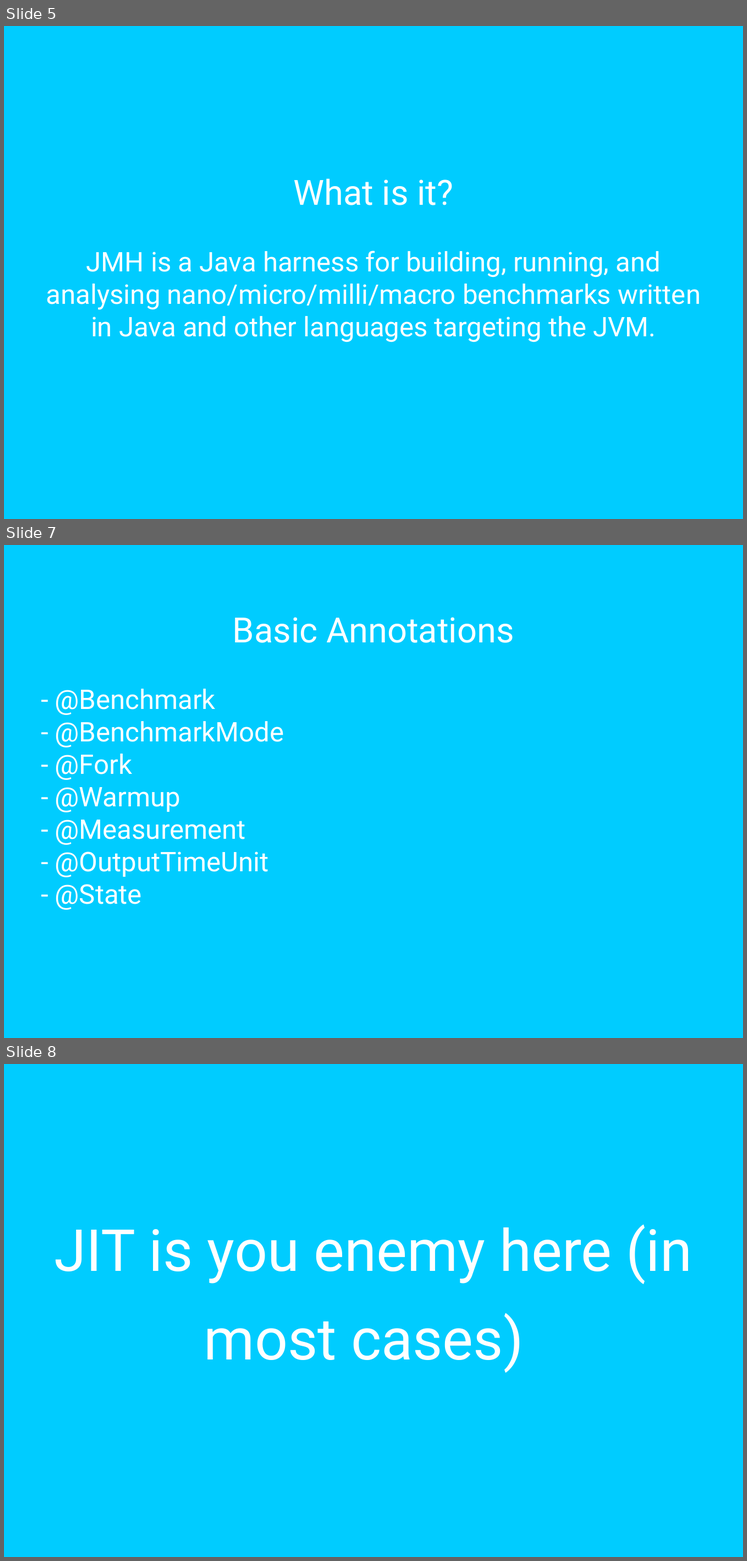
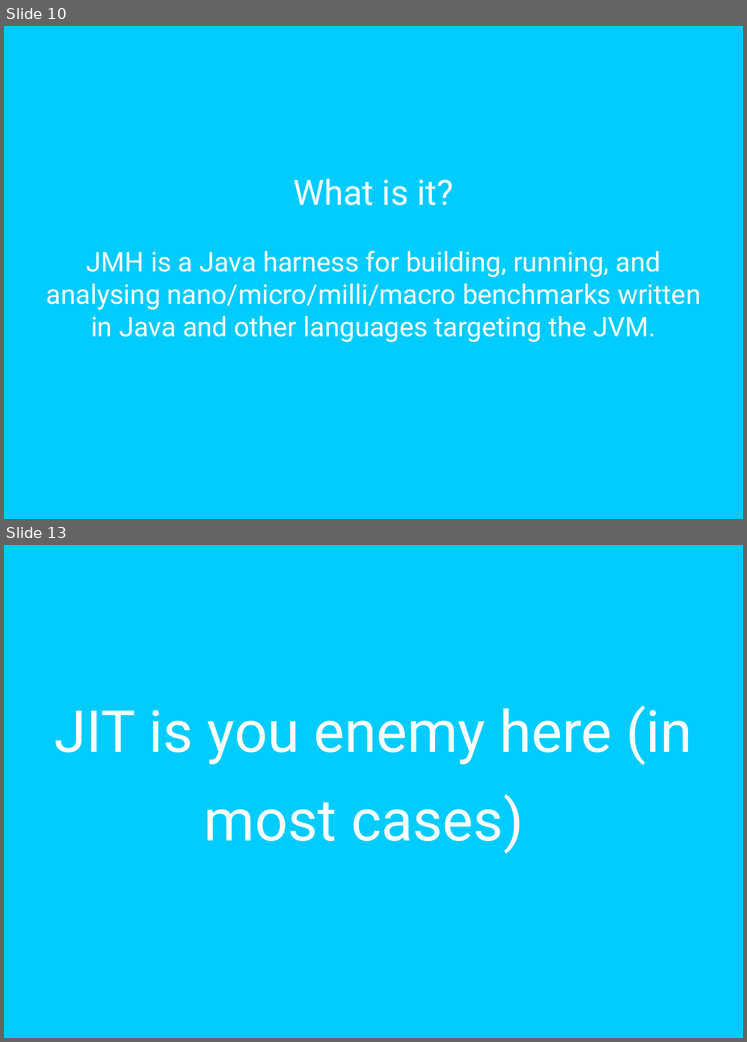
Before and after one commit to mateuszwinnicki/talks, a slide deck: MicrobenchmarksJMH/JMH.odp. Shown one above the other, each under a label of ours: slides 5, 7 and 8 before the commit, slides 10 and 13 after it; the slides between them are not shown. The pictures are 747x1561 and 747x1042 pixels, drawn with LibreOffice and Linux fonts; fonts in the diff are those of the drawing. Boxes give left, top, right and bottom in pixels: in the first picture for what was removed or moved away, otherwise in the second. Text is boxed around its words. In the diff, an @@ line names an element or a change of style, - is before the commit and + after.

```diff
--- a/MicrobenchmarksJMH/JMH.odp
+++ b/MicrobenchmarksJMH/JMH.odp
@@ slide 7 removed at box(4, 545, 743, 1038), background #00CCFF @@
@@ text removed at box(55, 617, 514, 910) @@
-Basic Annotations
-- @Benchmark
-- @BenchmarkMode
-- @Fork
-- @Warmup
-- @Measurement
-- @OutputTimeUnit
-- @State
@@ what was slide 5 is now slide 10 @@
@@ what was slide 8 is now slide 13 @@
```
Also in this commit, not shown: 2 slides changed, 6 slides added, 1 other slide removed, 5 other files.
